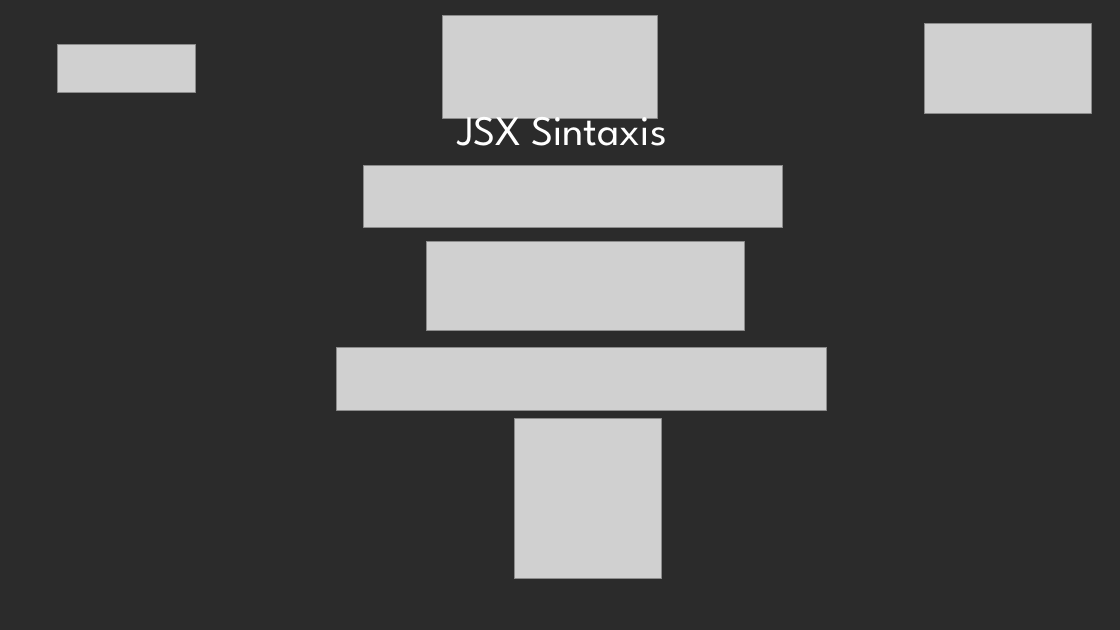
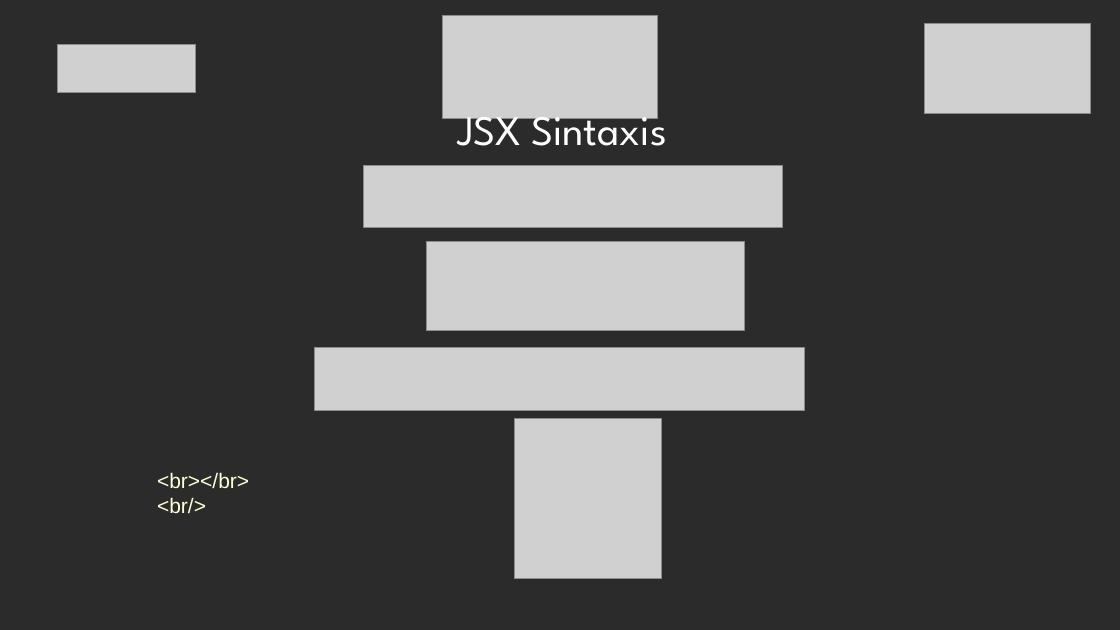
Before and after one commit to jflatorreo/TalentoTech_FullStack, a slide deck: slide 10 of Material pedagógico/Modulo 3/Clase 1/Clase 1 - Modulo 3.pptx. Drawn at 1120x630 pixels with LibreOffice and Linux fonts; fonts in the diff are those of the drawing; grey boxes stand for pictures; background and template pictures are left out; a plain dark background stands for a picture behind light text. Boxes give left, top, right and bottom in pixels: in the first picture for what was removed or moved away, otherwise in the second. Text is boxed around its words. In the diff, an @@ line names an element or a change of style, - is before the commit and + after.

```diff
--- a/Material pedagógico/Modulo 3/Clase 1/Clase 1 - Modulo 3.pptx
+++ b/Material pedagógico/Modulo 3/Clase 1/Clase 1 - Modulo 3.pptx
@@ picture: place and size @@
-picture at [337, 347, 827, 410]
+picture at [314, 347, 804, 410]
@@ text added at [157, 472, 249, 514], 18 pt, text #FFFFD7 @@
+<br></br>
+<br/>
```
Also in this commit, not shown: 5 other slides changed, 27 other files.
